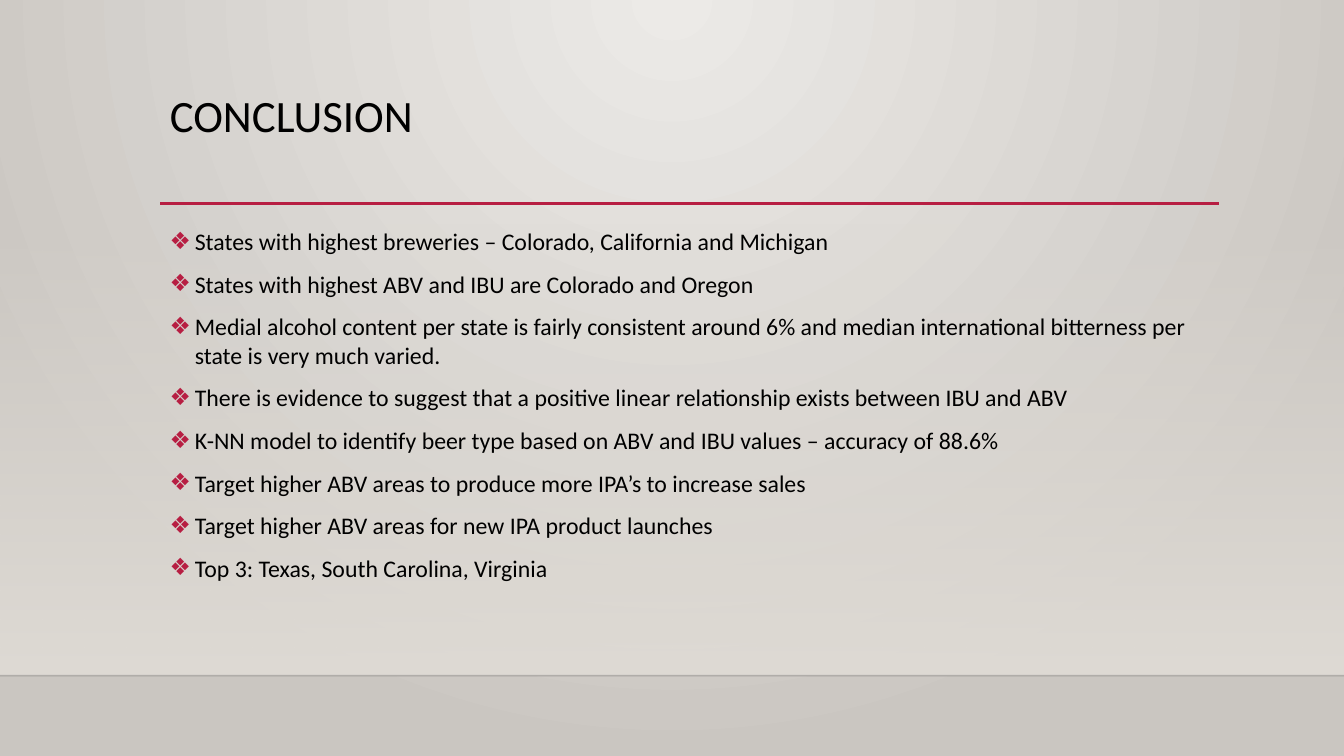
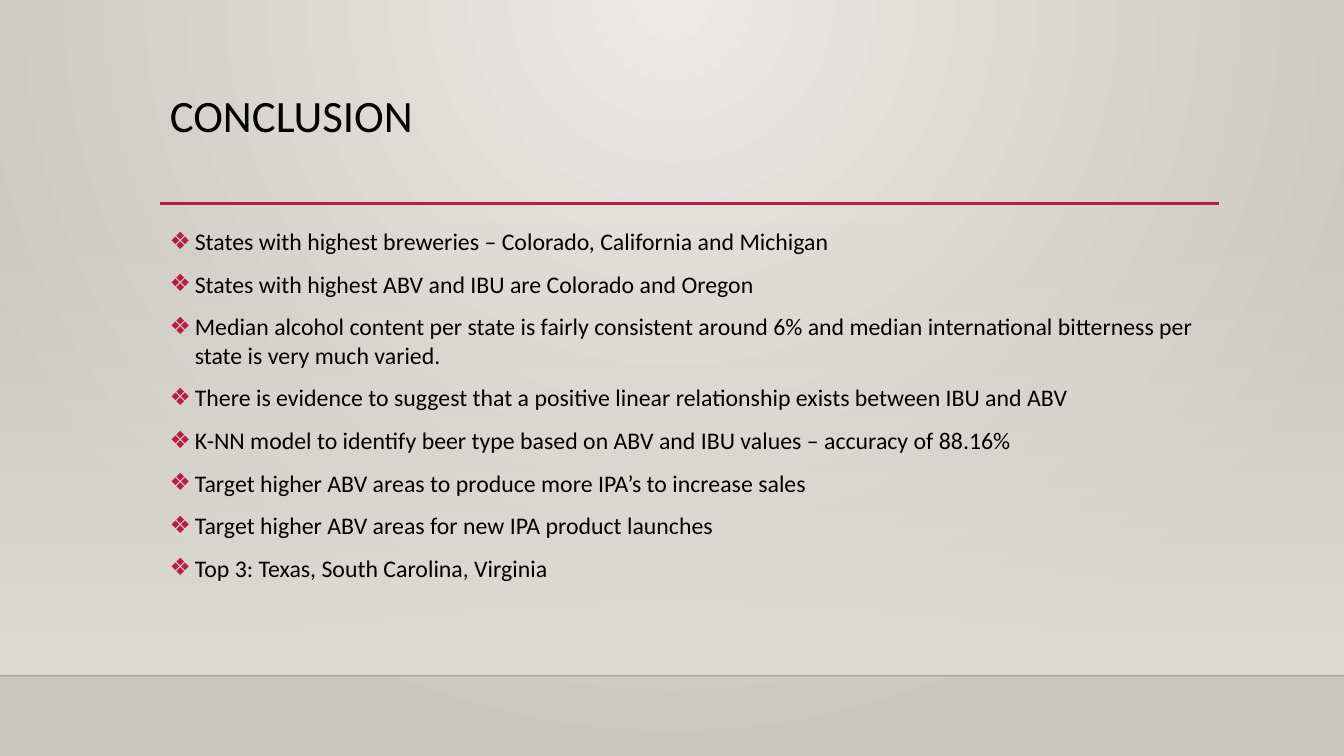
Before and after one commit to Aurian-G/BudweiserBreweryAnalysis, a slide deck: slide 13 of PPT/Case_Study_Analysis_DDS6306.pptx. Drawn at 1344x756 pixels with LibreOffice and Linux fonts; fonts in the diff are those of the drawing; background and template pictures are left out. Boxes give left, top, right and bottom in pixels: in the first picture for what was removed or moved away, otherwise in the second. Text is boxed around its words. In the diff, an @@ line names an element or a change of style, - is before the commit and + after.

```diff
--- a/PPT/Case_Study_Analysis_DDS6306.pptx
+++ b/PPT/Case_Study_Analysis_DDS6306.pptx
@@ text at [195,318,1192,368]: text changed @@
-❖ Medial alcohol content per state is fairly consistent around 6% and median international bitterness per state is very much varied.
+❖ Median alcohol content per state is fairly consistent around 6% and median international bitterness per state is very much varied.
@@ text at [195,432,1010,453]: text changed @@
-❖ K-NN model to identify beer type based on ABV and IBU values – accuracy of 88.6%
+❖ K-NN model to identify beer type based on ABV and IBU values – accuracy of 88.16%
```
Also in this commit, not shown: 1 other slide changed, 1 other file.
